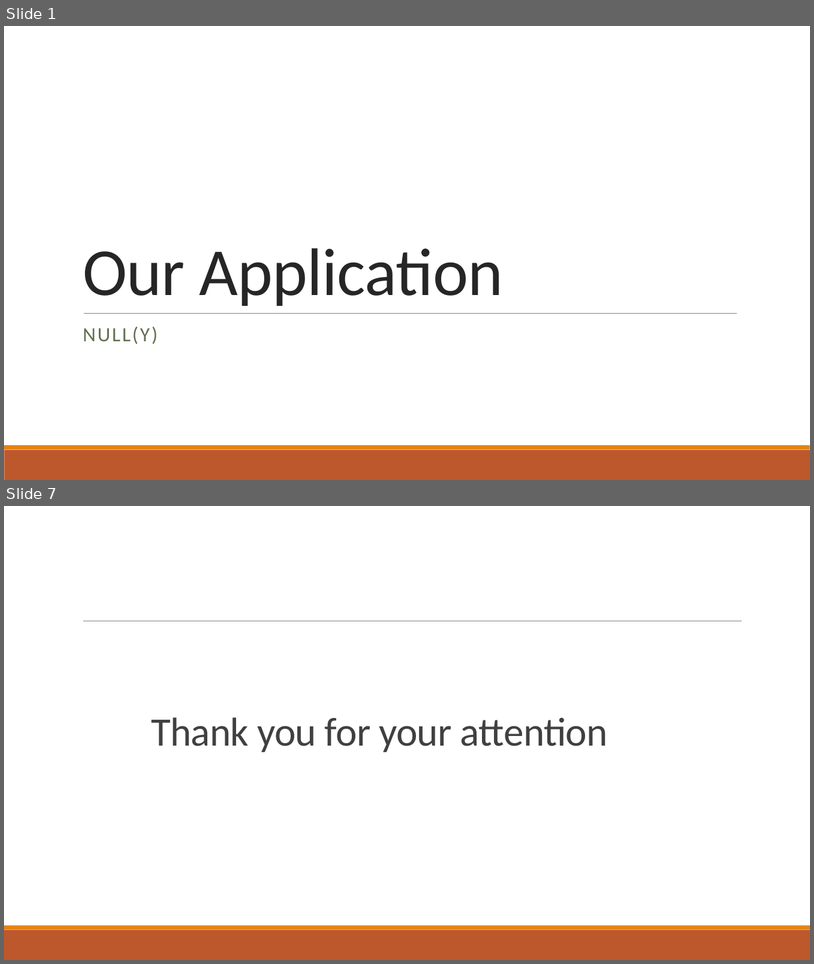
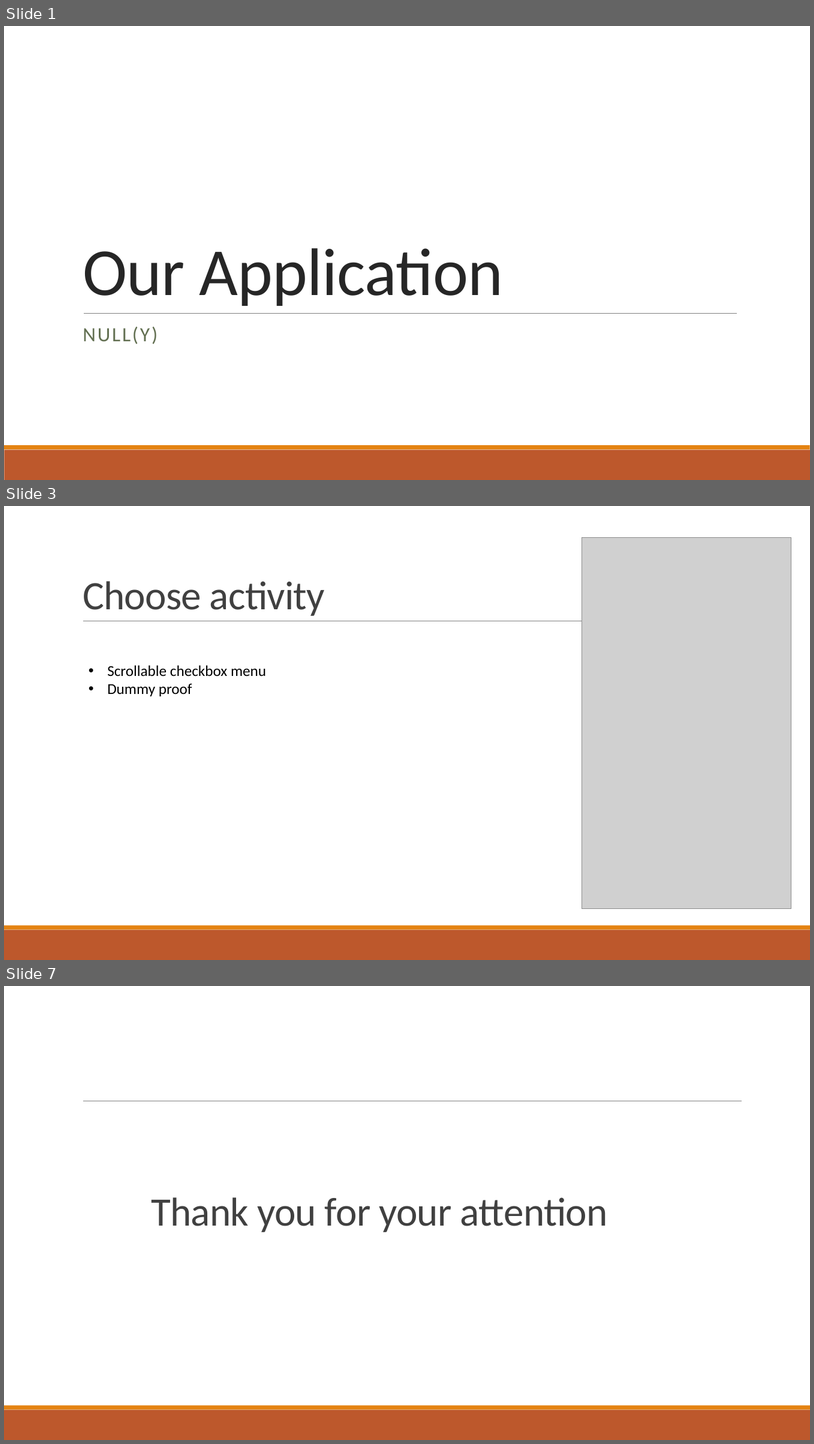
Before and after one commit to coding-competition-2019/nully, a slide deck: Our Application.pptx. Shown one above the other, each under a label of ours: slides 1 and 7 before the commit, slides 1, 3 and 7 after it; the slides between them are not shown. The pictures are 814x964 and 814x1444 pixels, drawn with LibreOffice and Linux fonts; fonts in the diff are those of the drawing; grey boxes stand for pictures. Boxes give left, top, right and bottom in pixels: in the first picture for what was removed or moved away, otherwise in the second. Text is boxed around its words. In the diff, an @@ line names an element or a change of style, - is before the commit and + after.

```diff
--- a/Our Application.pptx
+++ b/Our Application.pptx
@@ slide 3 added at (4,506,810,960), background #FFFFFF; not listed: 3 template elements that a slide beside it also shows @@
@@ picture added at (582,537,792,908) @@
@@ title added at (83,581,325,616), 48 pt, text #404040 @@
+Choose activity
@@ text added at (107,665,266,696), 18 pt, text #000000 @@
+• Scrollable checkbox menu
+• Dummy proof
```
Also in this commit, not shown: 4 slides changed, 1 slide removed.
